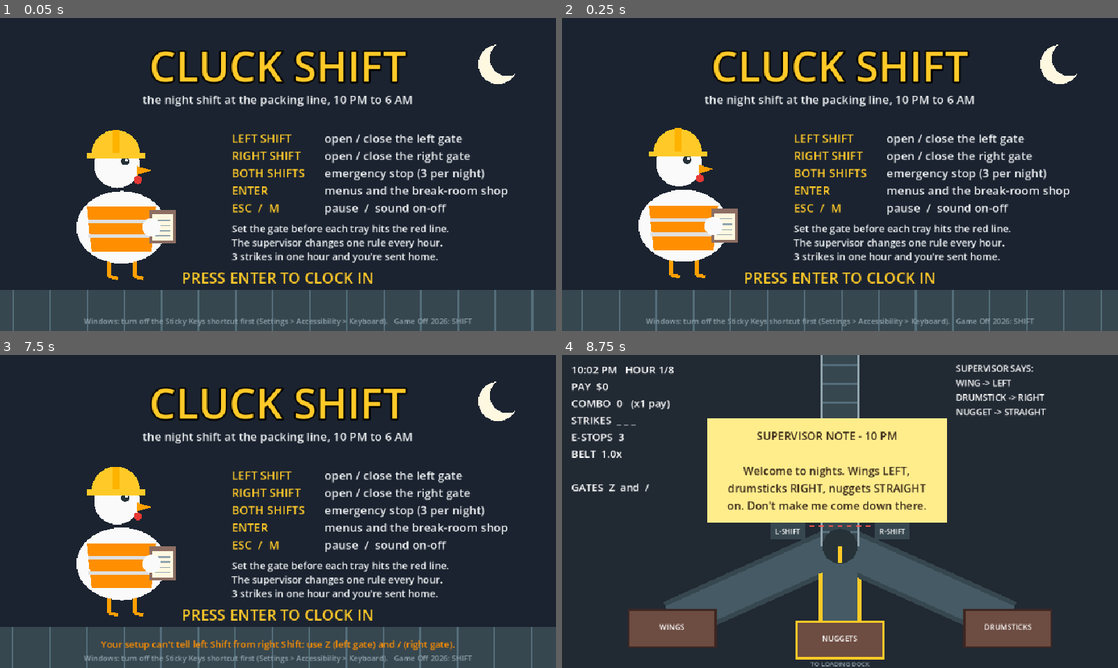
Above: before the commit, frames 1-4 (two rows, left to right).
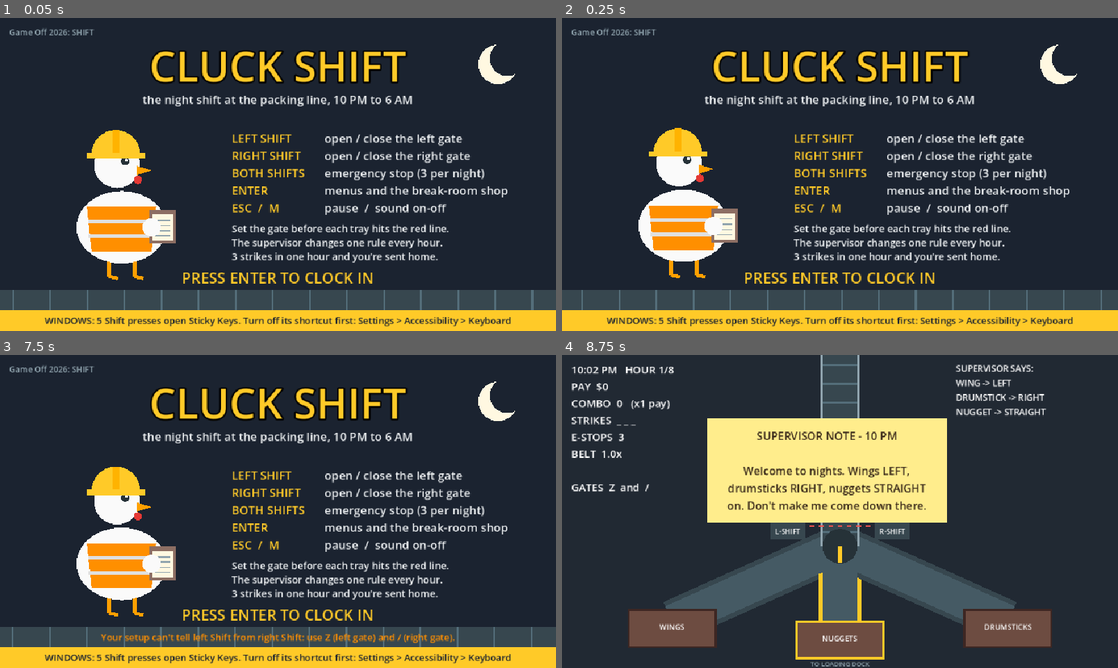
Above: after the commit, the same moments.

Repository: NiloyBhattacharjee/cluck-shift
Game: Godot game, scene res://scenes/main.tscn
Two runs of this game, one before a commit and one after it. Both use one fixed random seed, a clock stepped at 60 frames per second and the inputs below.
Inputs:
- Up to frame 1 (0.05 s): no input
- Up to frame 2 (0.25 s): no input
- Up to frame 3 (7.5 s): tap Enter at 0.5, 2, 2.85, 7.25 s; tap P at 0.6, 5.85 s; tap Space at 0.77, 1.25, 1.52, 3.02, 3.77, 4.52, 6.02, 6.5, 6.77 s; tap M at 1.35, 6.6 s; tap Q at 2.1, 7.35 s; tap Keypad Enter at 3.6 s; tap Shift at 4.35 s; tap Z at 5.1 s
- Up to frame 4 (8.75 s): tap Space at 7.52 s; tap Enter at 8.1 s

The runs differ from the first frame. In frame 1, 6.8% of the frame differs, in the area x 0-100%, y 3-100%; in frame 2, 6.8%; in frame 3, 8.4%; in frame 4, nothing differs.

Commit message:
Make the Sticky Keys warning on the title readable
The warning was 13 pt grey on the belt, easy to miss, and five Shift
presses is what this game asks for. It is now dark text on an amber bar
along the bottom. The Game Off credit moves to the top left and the backup
key hint moves up so nothing overlaps. Docs also stop saying game over
returns to the title, and the release steps leave *.import out of the zip.

Closes #21.

Co-Authored-By: Claude Opus 5.5 <noreply@anthropic.com>

Diff:
--- a/scripts/title.gd
+++ b/scripts/title.gd
@@ -52,12 +52,15 @@
 	draw_string(font, Vector2(400, 418), "3 strikes in one hour and you're sent home.", HORIZONTAL_ALIGNMENT_LEFT, -1, 17, INK)
 
 	if backup_keys:
-		draw_string(font, Vector2(0, 505), "Your setup can't tell left Shift from right Shift: use Z (left gate) and / (right gate).",
+		draw_string(font, Vector2(0, 493), "Your setup can't tell left Shift from right Shift: use Z (left gate) and / (right gate).",
 			HORIZONTAL_ALIGNMENT_CENTER, size.x, 16, HI_VIS)
 	if fmod(t, 1.0) < 0.7:
 		draw_string(font, Vector2(0, 458), "PRESS ENTER TO CLOCK IN", HORIZONTAL_ALIGNMENT_CENTER, size.x, 26, HAT)
-	draw_string(font, Vector2(0, 528), "Windows: turn off the Sticky Keys shortcut first (Settings > Accessibility > Keyboard).   Game Off 2026: SHIFT",
-		HORIZONTAL_ALIGNMENT_CENTER, size.x, 13, Color("90a4ae"))
+	draw_string(font, Vector2(16, 30), "Game Off 2026: SHIFT", HORIZONTAL_ALIGNMENT_LEFT, -1, 14, Color("90a4ae"))
+	# the Sticky Keys prompt steals focus mid-shift and a game can't turn it off, so this has to get read (#21)
+	draw_rect(Rect2(0, 504, size.x, 36), HAT)
+	draw_string(font, Vector2(0, 528), "WINDOWS: 5 Shift presses open Sticky Keys. Turn off its shortcut first: Settings > Accessibility > Keyboard",
+		HORIZONTAL_ALIGNMENT_CENTER, size.x, 16, NIGHT)
 
 
 ## "BEST NIGHT $1,240 take-home   BEST COMBO 31   2 of 5 nights survived   SECRET ENDING FOUND"
Binary file changed: docs/images/title.png
Not shown, changed: CHANGELOG.md
Not shown, changed: docs/design.md
Not shown, changed: docs/releasing.md
Not shown, changed: docs/testing.md
